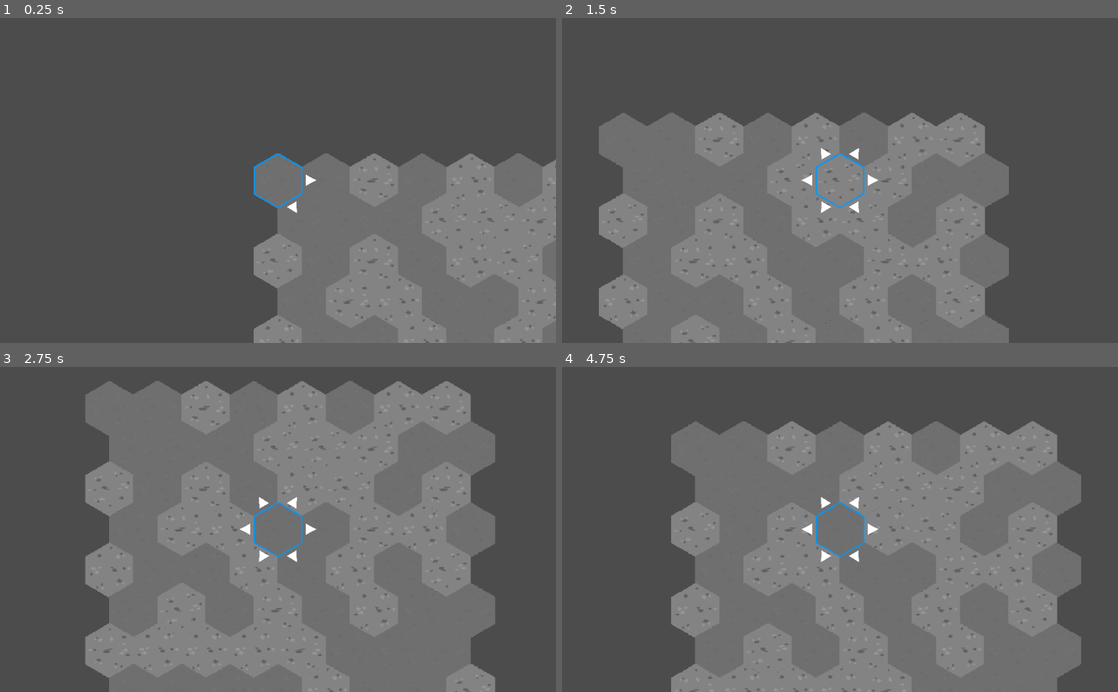
Above: before the commit, frames 1-4 (two rows, left to right).
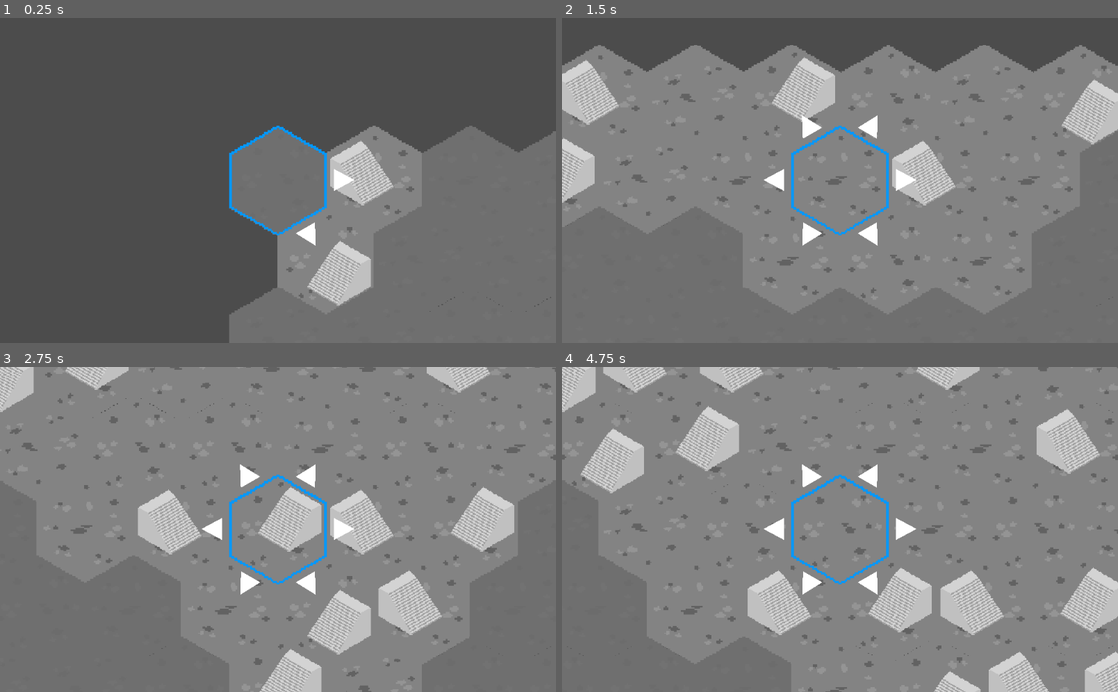
Above: after the commit, the same moments.

Repository: TeodorVecerdi/godot_intake_remake
Game: Godot game, scene res://Scenes/HexGrid.tscn
Two runs of this game, one before a commit and one after it. Both use one fixed random seed, a clock stepped at 60 frames per second and the inputs below. The project has no main scene, so this scene is started directly.
Inputs (mouse positions are in pixels of both pictures, inside the frame that each line leads up to):
- Up to frame 1 (0.25 s): no input
- Up to frame 2 (1.5 s): tap Enter at 0.5 s; move the mouse to (962, 164) at 0.52 s; hold D 0.53-1.28 s; hold E 0.53-1.28 s; click (962, 164) at 0.67 s; tap C at 0.8, 1.35 s; tap Space at 1.25 s; move the mouse to (728, 196) at 1.27 s; hold A from 1.28 s (still down)
- Up to frame 3 (2.75 s): tap Z at 1.55 s; tap Enter at 2 s; move the mouse to (333, 458) at 2.02 s; release A at 2.03 s; hold D from 2.03 s (still down); hold Z from 2.03 s (still down); tap Q at 2.3 s
- Up to frame 4 (4.75 s): tap Space at 2.75, 4.25 s; move the mouse to (812, 594) at 2.77 s; release Z at 2.78 s; tap Q at 2.85 s; click (812, 594) at 2.92 s; tap E at 3.05 s; tap Enter at 3.5 s; move the mouse to (1006, 578) at 3.52 s; release D at 3.53 s; hold E 3.53-4.28 s; hold A from 3.53 s (still down); tap C at 3.8, 4.35 s; move the mouse to (673, 480) at 4.27 s; tap Z at 4.55 s

The runs differ from the first frame. In frame 1, 10% of the frame differs, in the area x 41-100%, y 33-100%; in frame 2, 44%; in frame 3, 47%; in frame 4, 54%, in the area x 0-100%, y 0-100%.

Commit message:
Add hidden cell state

Diff:
--- a/Scenes/HexGrid.tscn
+++ b/Scenes/HexGrid.tscn
@@ -17,7 +17,7 @@
 script = ExtResource( 1 )
 CellsX = 8
 CellsY = 8
-Scale = 0.5
+Scale = 1.0
 Offset = Vector2( 45, 50.5 )
 
 [node name="Tiles" type="Node2D" parent="."]
@@ -38,4 +38,3 @@
 position = Vector2( 24, 0 )
 
 [node name="Player" parent="." instance=ExtResource( 12 )]
-position = Vector2( 0, 0 )
--- a/Scripts/HexCell.gd
+++ b/Scripts/HexCell.gd
@@ -1,6 +1,34 @@
 extends Sprite
 class_name HexCell
 
-func initialize(position: Vector2, texture: Texture):
-	self.texture = texture
+var textureVariation
+var isHidden
+
+var hiddenTextures: HexCellTexture
+var shownTextures: HexCellTexture
+
+
+func initialize(position: Vector2, variation: int, hidden: bool = true) -> void:
+	textureVariation = variation
+	isHidden = hidden
 	self.position = position
+
+	setTexture()
+
+
+func setTexture() -> void:
+	texture = (
+		hiddenTextures.getTexture(textureVariation)
+		if isHidden
+		else shownTextures.getTexture(textureVariation)
+	)
+
+
+func loadTextures(_hiddenTextures: HexCellTexture, _shownTextures: HexCellTexture) -> void:
+	hiddenTextures = _hiddenTextures
+	shownTextures = _shownTextures
+
+
+func setHidden(hidden: bool):
+	isHidden = hidden
+	setTexture()
--- a/Scripts/HexGrid.gd
+++ b/Scripts/HexGrid.gd
@@ -13,31 +13,31 @@
 onready var hiddenCells: HexCellTexture = $Tiles/HiddenTiles
 onready var finishCells: HexCellTexture = $Tiles/FinishTiles
 onready var cellContainer = $Cells
+onready var player = $Player
 
-var cellArray
+var cellGrid
 
 
-func _ready():
-	cellArray = []
+func _ready() -> void:
+	cellGrid = []
 	for y in range(CellsY):
-		cellArray.append([])
+		cellGrid.append([])
 		for x in range(CellsX):
-			cellArray[y].append(HexCell.instance())
+			cellGrid[y].append(HexCell.instance())
+			var texVariation = randi() % 3
 			var texType = randi() % 2
-			if texType == 0:
-				cellArray[y][x].initialize(
-					HexConstants.ArrayToWorld(x, y, Scale), normalCells.getTextureRandom()
-				)
-			else:
-				cellArray[y][x].initialize(
-					HexConstants.ArrayToWorld(x, y, Scale), hiddenCells.getTextureRandom()
-				)
-			cellArray[y][x].scale = Vector2(Scale, Scale)
-			cellContainer.add_child(cellArray[y][x])
+			var shownTextures = normalCells if texType == 0 else finishCells
+
+			cellGrid[y][x].loadTextures(hiddenCells, shownTextures)
+			cellGrid[y][x].initialize(HexConstants.ArrayToWorld(x, y, Scale), texVariation)
+			cellGrid[y][x].scale = Vector2(Scale, Scale)
+			cellContainer.add_child(cellGrid[y][x])
 			cellContainer.position = Offset * Scale
 
+	player.load()
 
-func _unhandled_input(event):
+
+func _unhandled_input(event) -> void:
 	if event is InputEventKey:
 		if event.pressed and event.scancode == KEY_ESCAPE:
 			get_tree().quit()
@@ -52,15 +52,41 @@
 		)
 
 
-func getPassableNeighbours(x: int, y: int):
-	var upper_right = false if y == 0 or (x == CellsX-1 and y%2==1) else isPassable(x, y, x + y % 2, y-1)
-	var right = false if x == CellsX - 1 else isPassable(x, y, x+1, y)
-	var lower_right = false if y == CellsY - 1 or (x == CellsX-1 and y%2==1) else isPassable(x, y, x + y % 2, y+1)
-	var lower_left = false if y == CellsX - 1 or (x == 0 and y%2==0) else isPassable(x, y, x + (y+1) % 2, y+1)
-	var left = false if x == 0 else isPassable(x, y, x-1, y)
-	var upper_left = false if y == 0 or (x == 0 and y%2 == 0) else isPassable(x, y, x + (y+1) % 2, y-1)
+func getPassableNeighbours(x: int, y: int) -> Array:
+	var neighbourDeltas = HexConstants.NeighbourDelta[y % 2]
+	var upper_right = (
+		false
+		if y == 0 or (x == CellsX - 1 and y % 2 == 1)
+		else isPassable(x, y, x + neighbourDeltas[0][0], y + neighbourDeltas[0][1])
+	)
+	var right = false if x == CellsX - 1 else isPassable(x, y, x + neighbourDeltas[1][0], y + neighbourDeltas[1][1])
+	var lower_right = (
+		false
+		if y == CellsY - 1 or (x == CellsX - 1 and y % 2 == 1)
+		else isPassable(x, y, x + neighbourDeltas[2][0], y + neighbourDeltas[2][1])
+	)
+	var lower_left = (
+		false
+		if y == CellsX - 1 or (x == 0 and y % 2 == 0)
+		else isPassable(x, y, x + neighbourDeltas[3][0], y + neighbourDeltas[3][1])
+	)
+	var left = false if x == 0 else isPassable(x, y, x + neighbourDeltas[4][0], y + neighbourDeltas[4][1])
+	var upper_left = (
+		false
+		if y == 0 or (x == 0 and y % 2 == 0)
+		else isPassable(x, y, x + neighbourDeltas[5][0], y + neighbourDeltas[5][1])
+	)
 
 	return [upper_right, right, lower_right, lower_left, left, upper_left]
 
-func isPassable(fromX: int, fromY: int, toX: int, toY: int)->bool:
+
+func isPassable(fromX: int, fromY: int, toX: int, toY: int) -> bool:
 	return true
+
+
+func showNeighbours(x: int, y: int) -> void:
+	var neighbourDeltas = HexConstants.NeighbourDelta[y%2]
+	var passableNeighbours = getPassableNeighbours(x, y)
+	for i in range(6):
+		if passableNeighbours[i]:
+			cellGrid[y+neighbourDeltas[i][1]][x+neighbourDeltas[i][0]].setHidden(false)
--- a/Scripts/Player.gd
+++ b/Scripts/Player.gd
@@ -18,10 +18,17 @@
 
 
 func _ready():
+	gridX = 0
+	gridY = 0
 	position = Grid.Offset * Grid.Scale + HexConstants.ArrayToWorld(gridX, gridY, Grid.Scale)
 	scale = Vector2(Grid.Scale, Grid.Scale)
+
+
+func load():
 	updateValidMoves()
 	updateArrows()
+
+	Grid.showNeighbours(0, 0)
 
 
 func _input(event):
@@ -53,6 +60,7 @@
 	print("Moved to [%s, %s]" % [gridX, gridY])
 	updateValidMoves()
 	updateArrows()
+	Grid.showNeighbours(gridX, gridY)
 
 	"""
 	//Update player sprites
--- a/project.godot
+++ b/project.godot
@@ -9,6 +9,11 @@
 config_version=4
 
 _global_script_classes=[ {
+"base": "Sprite",
+"class": "HexCell",
+"language": "GDScript",
+"path": "res://Scripts/HexCell.gd"
+}, {
 "base": "Node2D",
 "class": "HexCellTexture",
 "language": "GDScript",
@@ -25,6 +30,7 @@
 "path": "res://Scripts/HexGrid.gd"
 } ]
 _global_script_class_icons={
+"HexCell": "",
 "HexCellTexture": "",
 "HexConstants": "",
 "HexGrid": ""
